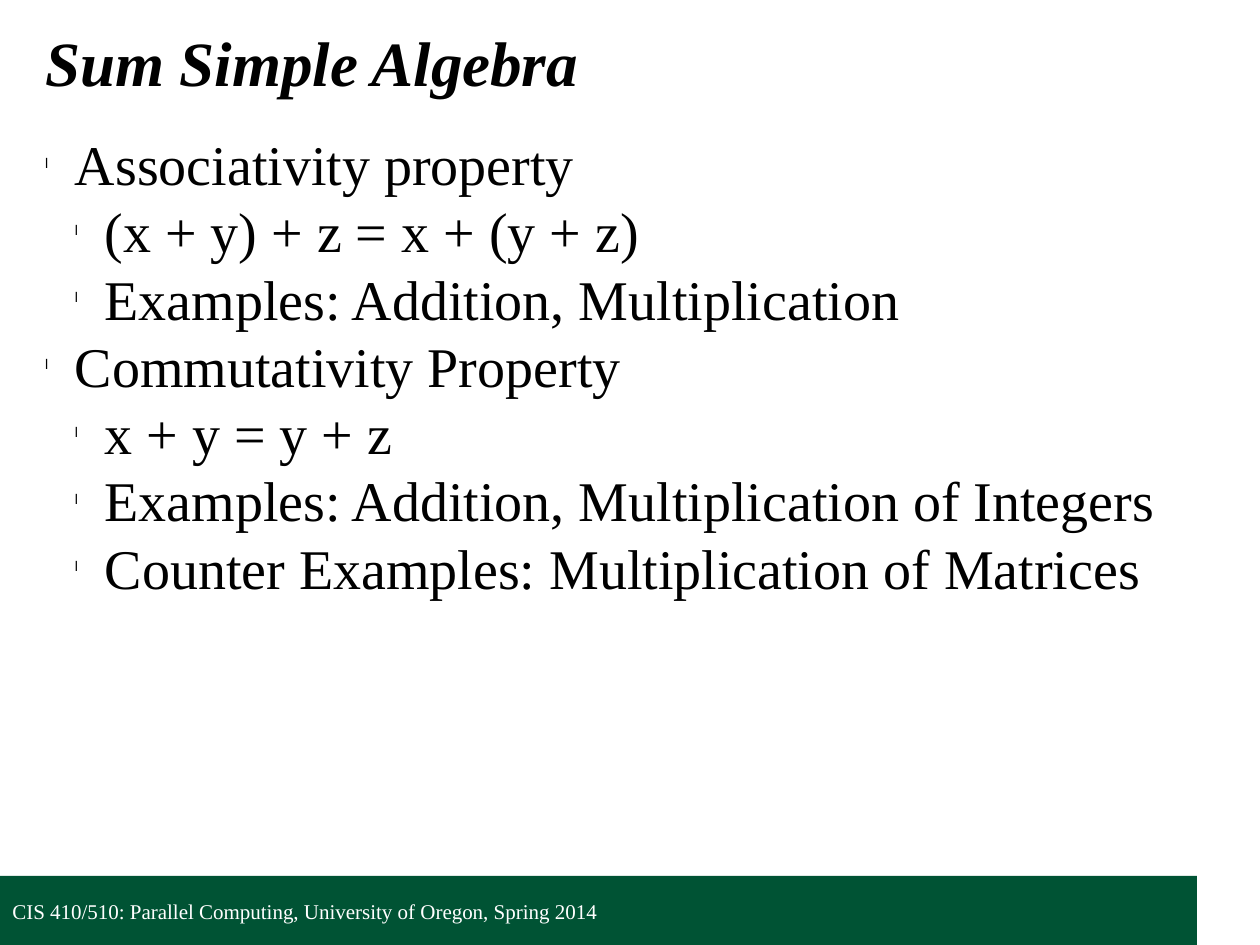
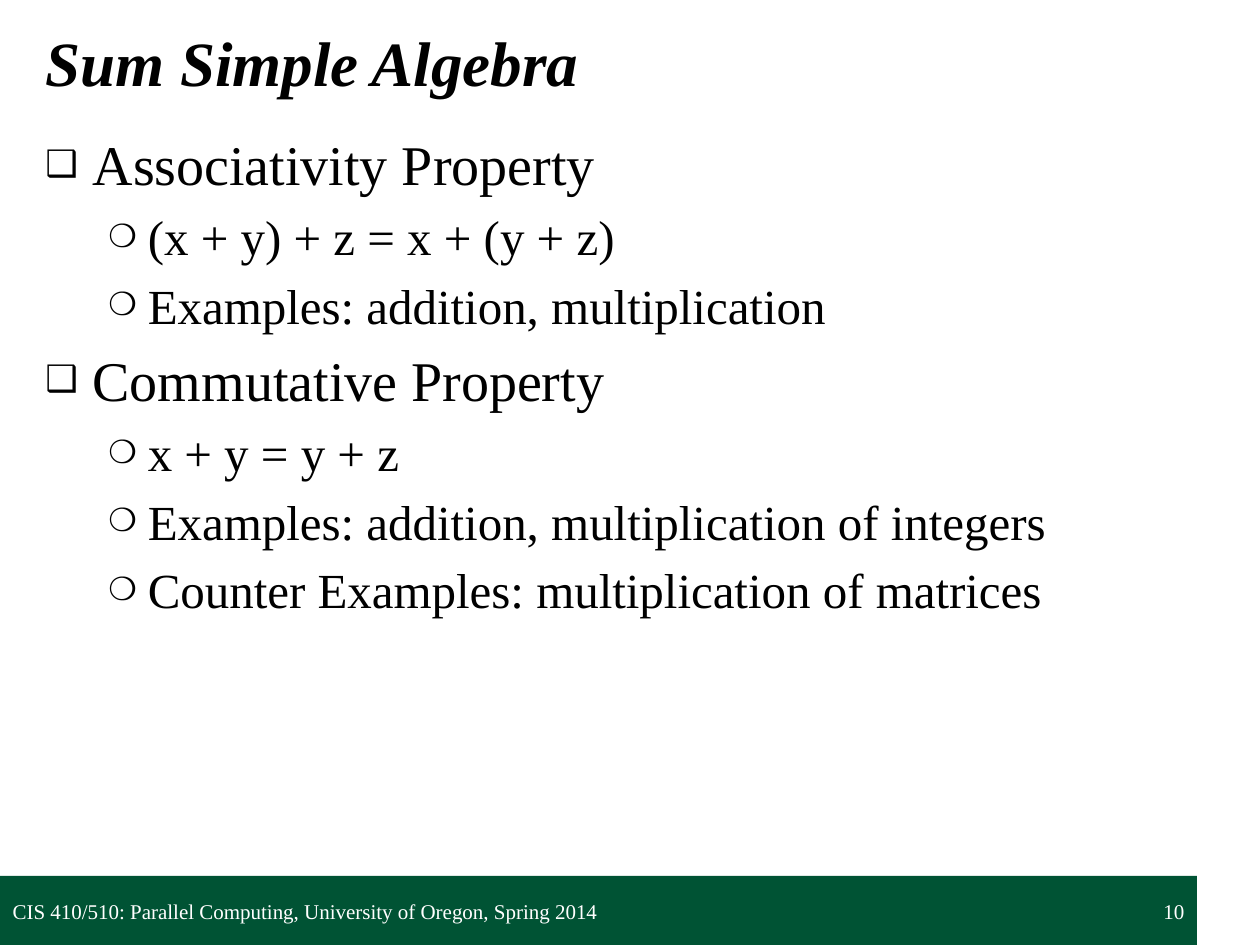
Before and after one commit to UOregonParallel/CourseMaterials, a slide deck: slide 10 of lecture_content/classSlides/2_collectivesPattern/collectivesPattern.pptx. Drawn at 1260x945 pixels with LibreOffice and Linux fonts; fonts in the diff are those of the drawing; background and template pictures are left out. Boxes give left, top, right and bottom in pixels: in the first picture for what was removed or moved away, otherwise in the second. Text is boxed around its words. In the diff, an @@ line names an element or a change of style, - is before the commit and + after.

Commit message:
Re-formatted collectives presentation, added PDF versions of all lectures for ease in review process.

```diff
--- a/lecture_content/classSlides/2_collectivesPattern/collectivesPattern.pptx
+++ b/lecture_content/classSlides/2_collectivesPattern/collectivesPattern.pptx
@@ text at <box>93,148,595,196</box>: text changed @@
-l Associativity property
+❑ Associativity Property
@@ text at <box>148,221,615,481</box>: size 32 to 28 pt in "(x + y) + z = x ...", "x + y = y + z"; bullet l to ❍; more space between paragraphs @@
@@ text at <box>93,290,825,412</box>: text changed; size 32 to 28 pt @@
-  l Examples: Addition, Multiplication
-l Commutativity Property
+  ❍ Examples: addition, multiplication
+❑ Commutative Property
@@ text at <box>148,505,1046,618</box>: text changed; size 32 to 28 pt @@
-  l Examples: Addition, Multiplication of Integers
-  l Counter Examples: Multiplication of Matrices
+  ❍ Examples: addition, multiplication of integers
+  ❍ Counter Examples: multiplication of matrices
@@ page number added at <box>1163,905,1184,919</box>, 12 pt, text #FFFFFF @@
+10
```
Also in this commit, not shown: 37 other slides changed, 2 slides added, 2 slides removed, 3 other files.
